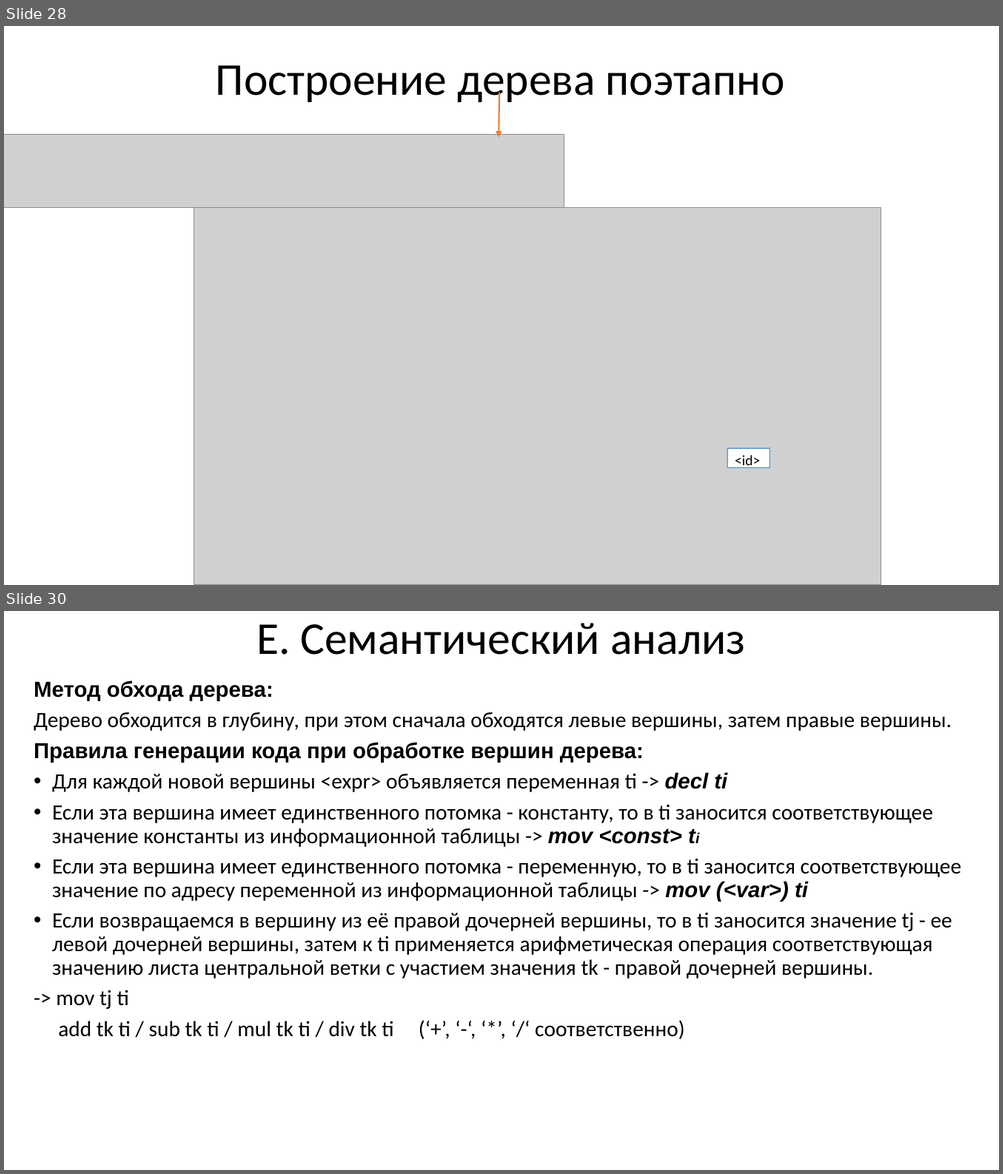
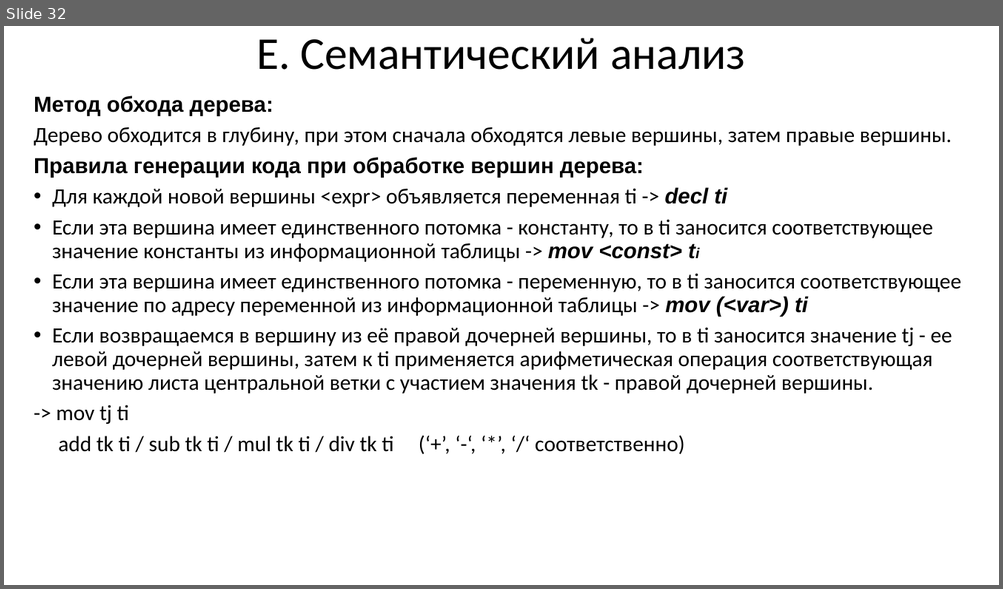
Before and after one commit to goddamnteam/korzun, a slide deck: task3.pptx. Shown one above the other, each under a label of ours: slides 28 and 30 before the commit, slide 32 after it; the slides between them are not shown. The pictures are 1003x1174 and 1003x589 pixels, drawn with LibreOffice and Linux fonts; fonts in the diff are those of the drawing; grey boxes stand for pictures. Boxes give left, top, right and bottom in pixels: in the first picture for what was removed or moved away, otherwise in the second. Text is boxed around its words. In the diff, an @@ line names an element or a change of style, - is before the commit and + after.

```diff
--- a/task3.pptx
+++ b/task3.pptx
@@ slide 28 removed at bbox=[4, 26, 999, 585], background #FFFFFF @@
@@ title removed at bbox=[216, 65, 785, 105] @@
-Построение дерева поэтапно
@@ arrow removed from (499, 93) to (498, 137) @@
@@ picture removed at bbox=[4, 134, 564, 208] @@
@@ picture removed at bbox=[194, 208, 881, 585] @@
@@ rectangle removed at bbox=[728, 449, 770, 469] @@
@@ text removed at bbox=[734, 455, 760, 470] @@
-<id>
@@ what was slide 30 is now slide 32 @@
```
Also in this commit, not shown: 13 slides changed, 9 slides added, 6 other slides removed.
